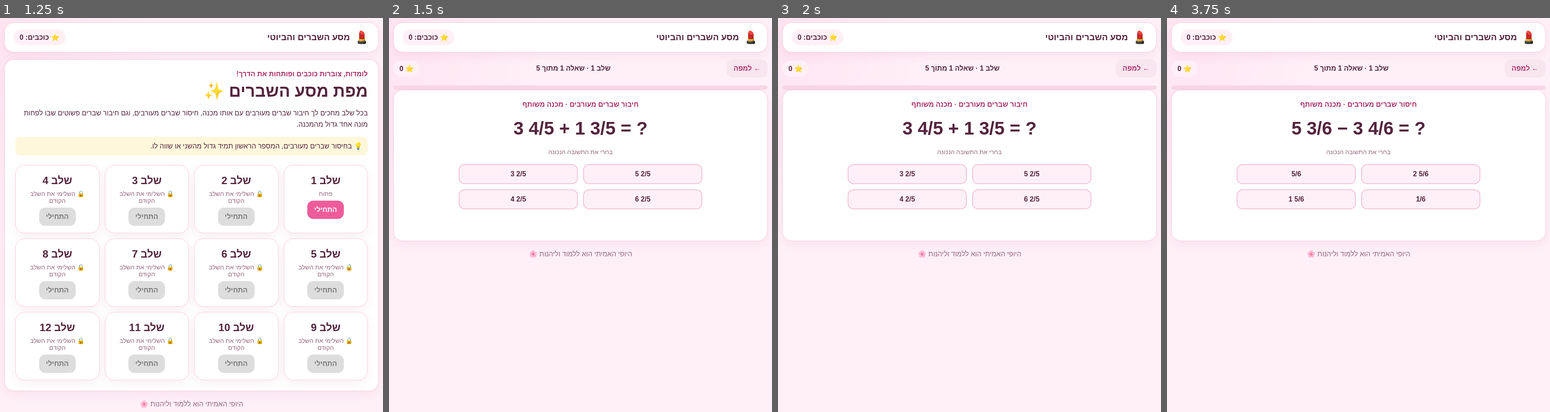
Above: before the commit, frames 1-4 (left to right).
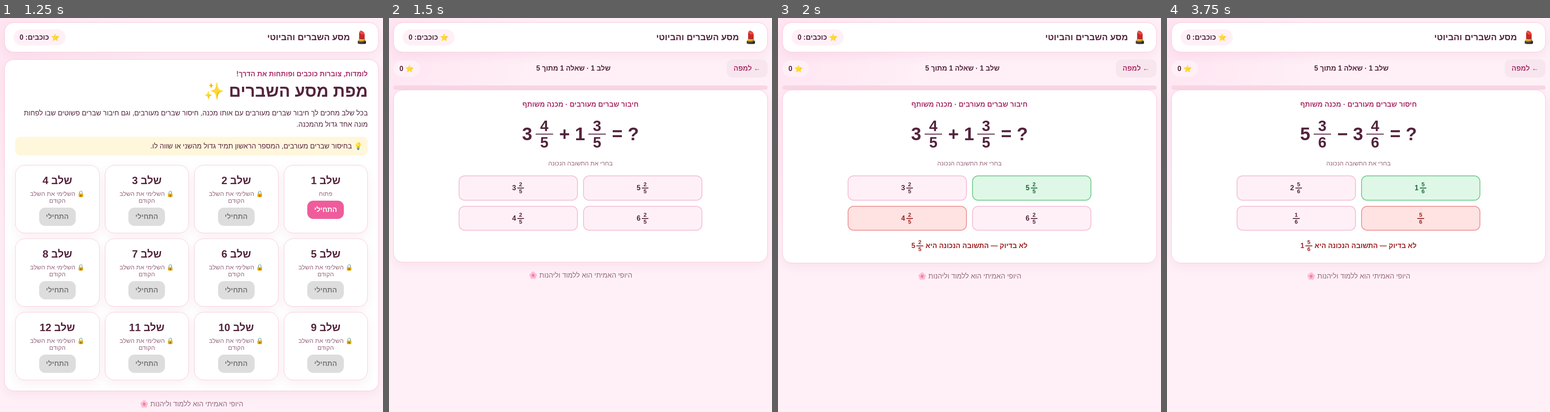
Above: after the commit, the same moments.

Repository: shiraasraf230106/math-game-
Game: browser game, page index.html
Same seed, same stepped clock (60 frames per second), same inputs: the game is played once before the commit and once after it.
Inputs (mouse positions are in pixels of both pictures, inside the frame that each line leads up to):
- Up to frame 1 (1.25 s): no input
- Up to frame 2 (1.5 s): click "התחילי" at 1.27 s
- Up to frame 3 (2 s): click (908, 218) at 1.87 s, where only the run after the commit has a clickable "4 2 5"
- Up to frame 4 (3.75 s): click "← למפה" at 2.47 s; click "התחילי" at 3.07 s; click (1419, 218) at 3.67 s, where only the run after the commit has a clickable "5 6"

Frame 1 is identical in both runs. In frame 2, 3.2% of the frame differs, in the area x 1-99%, y 26-67%; in frame 3, 6.5%; in frame 4, 6.5%.

Commit message:
Render all fractions with horizontal fraction bars

Diff:
--- a/index.html
+++ b/index.html
@@ -6,7 +6,7 @@
 <meta name="theme-color" content="#f05a9d">
 <title>מסע השברים והביוטי ✨</title>
 <style>
-:root{font-family:Arial,"Rubik",sans-serif;color:#54243d;bac …(2494 unchanged characters)… f7dc;border-radius:12px;margin-top:14px}@media(max-width:520px){.wrap{padding:12 …(79 unchanged characters)…
+:root{font-family:Arial,"Rubik",sans-serif;color:#54243d;bac …(2494 unchanged characters)… f7dc;border-radius:12px;margin-top:14px}.fraction{display:inline-grid;grid-template-rows:auto 2px auto;vertical-align:middle;text-align:center;line-height:1.05;min-width:1.15em;margin:0 .08em;font-size:.82em;direction:ltr}.fraction-numerator,.fraction-denominator{padding:0 .12em}.fraction-bar{height:2px;background:currentColor;width:100%;align-self:center}.mixed-number{display:inline-flex;align-items:center;gap:.12em;direction:ltr;white-space:nowrap}@media(max-width:520px){.wrap{padding:12 …(79 unchanged characters)…
 </style>
 </head>
 <body><div class="wrap">
@@ -34,7 +34,7 @@
  function highestUnlocked(){let n=1;while(n<STAGES&&state.completed.includes(n))n++;return n;}
  function gcd(a,b){while(b){[a,b]=[b,a%b]}return a;}
  function formatMixed(total,den){const whole=Math.floor(total/den),rem=total%den;if(!rem)return String(whole);const g=gcd(rem,den);return whole?`${whole} ${rem/g}/${den/g}`:`${rem/g}/${den/g}`;}
- function fractionMarkup(text){return text.replace(/(\d+)\s+(\d+\/\d+)/g,'$1&nbsp;$2');}
+ function fractionMarkup(text){return String(text).replace(/(?:(\d+)\s+)?(\d+)\/(\d+)/g,(_,whole,num,den)=>`${whole?`<span class="mixed-number"><span>${whole}</span>`:''}<span class="fraction"><span class="fraction-numerator">${num}</span><span class="fraction-bar" aria-hidden="true"></span><span class="fraction-denominator">${den}</span></span>${whole?'</span>':''}`);}
  function stageDenominator(stage){if(stage<=4)return 2+Math.floor(Math.random()*5);if(stage<=8)return 3+Math.floor(Math.random()*8);return 4+Math.floor(Math.random()*9);}
  function makeQuestion(stage){
   const den=stageDenominator(stage),kind=Math.random()<.3?'simple-add':'mixed',subtract=kind==='mixed'&&Math.random()<.5;
@@ -55,7 +55,7 @@
  function renderMap(){const unlocked=highestUnlocked(),list=$('stage-list');list.innerHTML='';for(let n=1;n<=STAGES;n++ …(582 unchanged characters)…
  function startStage(stage){currentStage=stage;index=0;score=0;locked=false;questions=Array.from({length:TOTAL},()=>makeQuestion(stage));$('map-screen').classList.add('hidden');$('result-screen').classList.add('hidden');$('quiz-screen').classList.remove('hidden');showQuestion();}
  function showQuestion(){$('question-count').textContent=`שלב ${currentStage} · שאלה ${index+1} מתוך ${TOTAL}`;$('score …(720 unchanged characters)…
- function chooseAnswer(value,button){if(locked)return;locked …(288 unchanged characters)… on.classList.add('wrong');$('feedback').textContent=`לא בדיוק — התשובה הנכונה היא ${q.answer}`;$('feedback').style.color='#9d2525';} …(112 unchanged characters)…
+ function chooseAnswer(value,button){if(locked)return;locked …(288 unchanged characters)… on.classList.add('wrong');$('feedback').innerHTML=`לא בדיוק — התשובה הנכונה היא ${fractionMarkup(q.answer)}`;$('feedback').style.color='#9d2525';} …(112 unchanged characters)…
  function finish(){const passed=score>=3;if(passed&&!state.completed.includes(currentStage)){state.completed.push(curre …(674 unchanged characters)…
  function showMap(){$('quiz-screen').classList.add('hidden');$('result-screen').classList.add('hidden');$('map-screen').classList.remove('hidden');renderMap();}
  $('map-button').addEventListener('click',showMap);$('result-map').addEventListener('click',showMap);$('wallet').textContent=state.wallet;renderMap();
